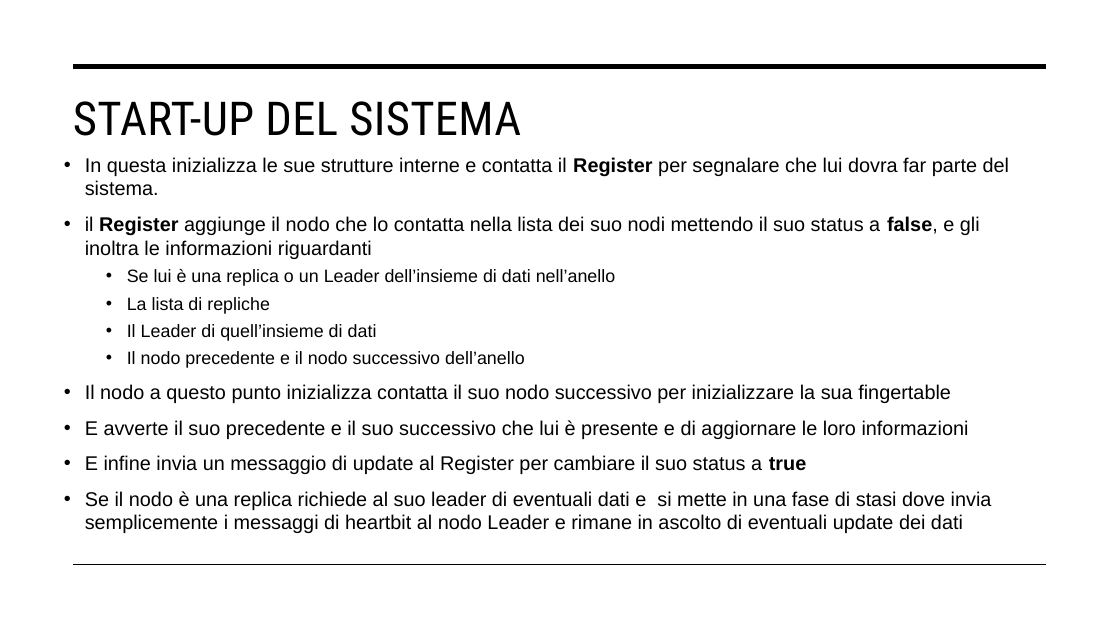
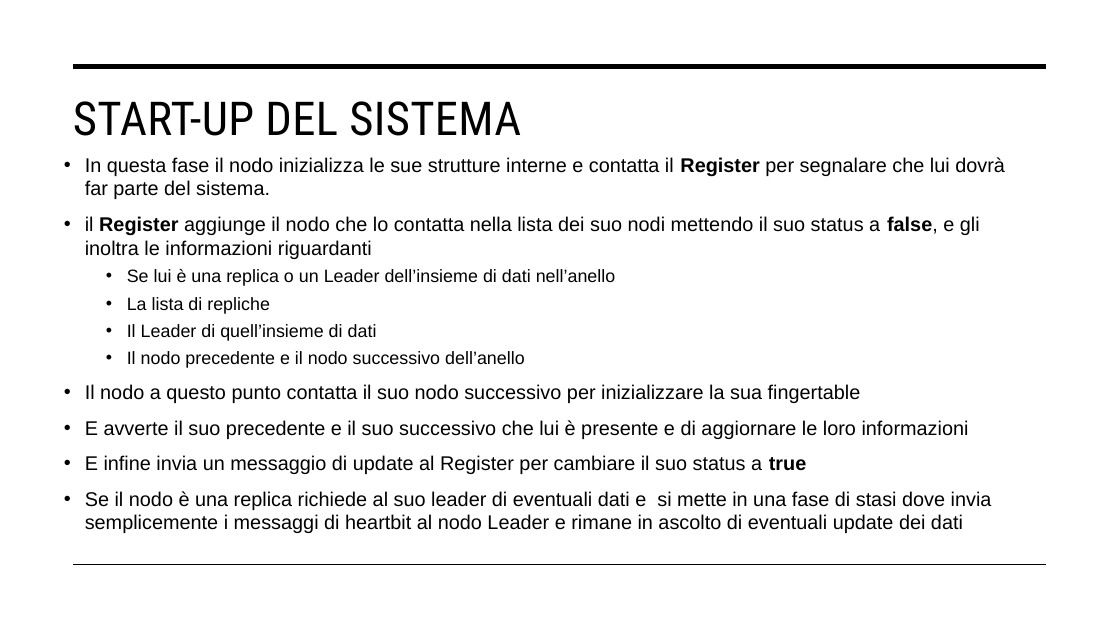
Before and after one commit to kobero98/ChordComplete, a slide deck: slide 7 of Presentazione_SDCC.pptx. Drawn at 1120x630 pixels with LibreOffice and Linux fonts; fonts in the diff are those of the drawing. Boxes give left, top, right and bottom in pixels: in the first picture for what was removed or moved away, otherwise in the second. Text is boxed around its words. In the diff, an @@ line names an element or a change of style, - is before the commit and + after.

Commit message:
modifica Presentazione

```diff
--- a/Presentazione_SDCC.pptx
+++ b/Presentazione_SDCC.pptx
@@ text at [85,157,1005,199]: text changed @@
-• In questa inizializza le sue strutture interne e contatta il Register per segnalare che lui dovra far parte del sistema.
+• In questa fase il nodo inizializza le sue strutture interne e contatta il Register per segnalare che lui dovrà far parte del sistema.
@@ text at [85,384,861,403]: text changed @@
-• Il nodo a questo punto inizializza contatta il suo nodo successivo per inizializzare la sua fingertable
+• Il nodo a questo punto contatta il suo nodo successivo per inizializzare la sua fingertable
```
Also in this commit, not shown: 1 other file.
